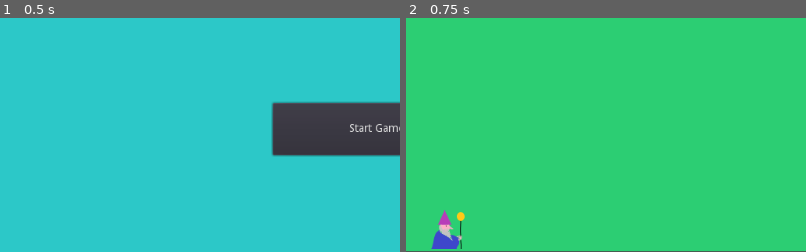
Above: before the commit, frames 1-2 (left to right).
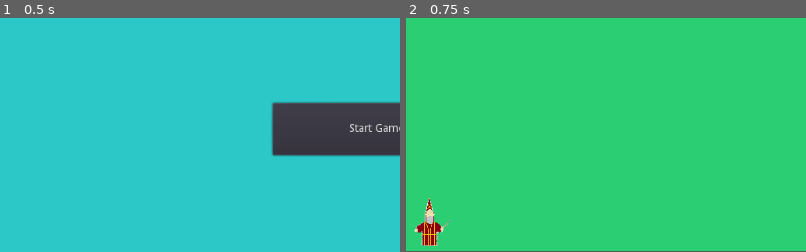
Above: after the commit, the same moments.

Repository: KimMcLelland/Wizzapp2
Game: Godot game, scene res://Title.tscn
Two runs of this game, one before a commit and one after it. Both use one fixed random seed, a clock stepped at 60 frames per second and the inputs below.
Inputs:
- Up to frame 1 (0.5 s): no input
- Up to frame 2 (0.75 s): click "Start Game" at 0.5 s
The pictures show only the part of the screen within x 1-51%, y 50-100%; the shares and areas given below are measured in that part.

Frame 1 is identical in both runs. In frame 2, 1.4% of the frame differs, in the area x 2-15%, y 76-99%.

Commit message:
new images pulled

Diff:
--- a/Gamescreen.tscn
+++ b/Gamescreen.tscn
@@ -24,7 +24,7 @@
 position = Vector2( 753, 506 )
 
 [node name="wizard" parent="." instance=ExtResource( 1 )]
-position = Vector2( 61, 571 )
+position = Vector2( 63, 582 )
 
 [node name="goblin" parent="." instance=ExtResource( 3 )]
 position = Vector2( 715, 470 )
--- /dev/null
+++ b/wizard.gd
@@ -0,0 +1,16 @@
+extends KinematicBody2D
+
+
+# Declare member variables here. Examples:
+# var a = 2
+# var b = "text"
+
+
+# Called when the node enters the scene tree for the first time.
+func _ready():
+	pass # Replace with function body.
+
+
+# Called every frame. 'delta' is the elapsed time since the previous frame.
+#func _process(delta):
+#	pass
--- a/wizard.tscn
+++ b/wizard.tscn
@@ -1,10 +1,11 @@
-[gd_scene load_steps=4 format=2]
+[gd_scene load_steps=5 format=2]
 
-[ext_resource path="res://assets/images/wizard.png" type="Texture" id=1]
+[ext_resource path="res://Wizzap2.png" type="Texture" id=1]
+[ext_resource path="res://Wizzap1.png" type="Texture" id=2]
 
 [sub_resource type="SpriteFrames" id=1]
 animations = [ {
-"frames": [ ExtResource( 1 ) ],
+"frames": [ ExtResource( 2 ), ExtResource( 1 ) ],
 "loop": true,
 "name": "walk",
 "speed": 5.0
@@ -19,6 +20,8 @@
 }
 
 [node name="AnimatedSprite" type="AnimatedSprite" parent="."]
+position = Vector2( -21.5, -16 )
+scale = Vector2( 0.15, 0.15 )
 frames = SubResource( 1 )
 animation = "walk"
 
Not shown, added: Coin.png.import
Not shown, added: Goblin1.png.import
Not shown, added: Goblin2.png.import
Not shown, added: Potion.png.import
Binary file changed: Wizzap1.png
Not shown, added: Wizzap1.png.import
Not shown, added: Wizzap2.png.import
Not shown, added: tChest.png.import
